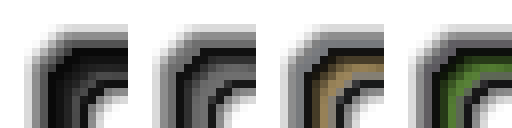
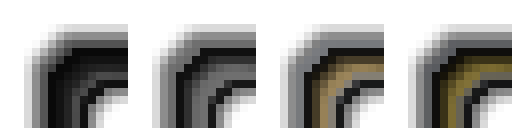
Two versions of the same layered image (512px x 128px). Layer-by-layer changes:
painted on "frame_right" over 424, 40, 512, 128
